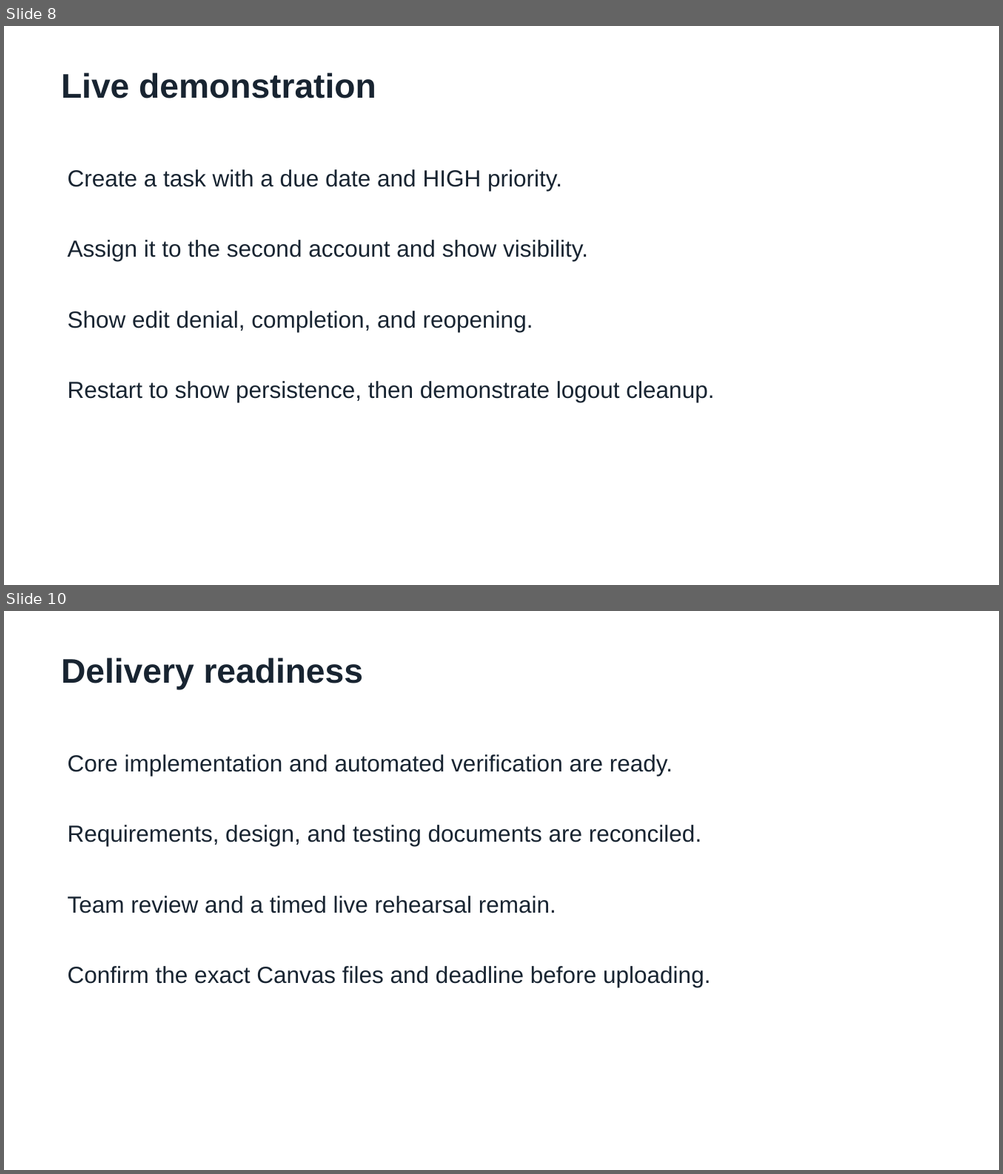
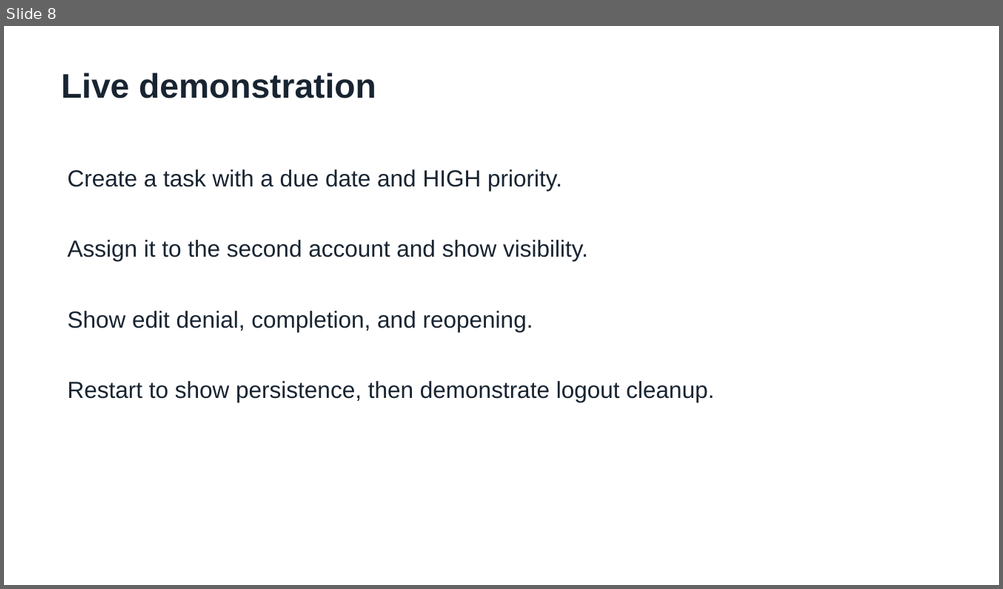
Before and after one commit to alexandergoda/CS341-Project-I-TaskTracker-Alexander-Goda-Amanda-Cabrera, a slide deck: CS341_Project_I_TaskTracker_Alexander_Goda_Amanda_Cabrera/docs/CS341_TaskTracker_Presentation.pptx. Shown one above the other, each under a label of ours: slides 8 and 10 before the commit, slide 8 after it; the slides between them are not shown. The pictures are 1003x1174 and 1003x589 pixels, drawn with LibreOffice and Linux fonts; fonts in the diff are those of the drawing. Boxes give left, top, right and bottom in pixels: in the first picture for what was removed or moved away, otherwise in the second. Text is boxed around its words. In the diff, an @@ line names an element or a change of style, - is before the commit and + after.

```diff
--- a/CS341_Project_I_TaskTracker_Alexander_Goda_Amanda_Cabrera/docs/CS341_TaskTracker_Presentation.pptx
+++ b/CS341_Project_I_TaskTracker_Alexander_Goda_Amanda_Cabrera/docs/CS341_TaskTracker_Presentation.pptx
@@ slide 10 removed at [4,611,999,1170], background #FFFFFF @@
@@ text removed at [61,658,364,690] @@
-Delivery readiness
@@ text removed at [68,755,672,776] @@
-Core implementation and automated verification are ready.
@@ text removed at [68,825,701,846] @@
-Requirements, design, and testing documents are reconciled.
@@ text removed at [68,896,556,914] @@
-Team review and a timed live rehearsal remain.
@@ text removed at [68,966,711,988] @@
-Confirm the exact Canvas files and deadline before uploading.
```
Also in this commit, not shown: 2 slides changed, 1 slide added, 9 other files.
